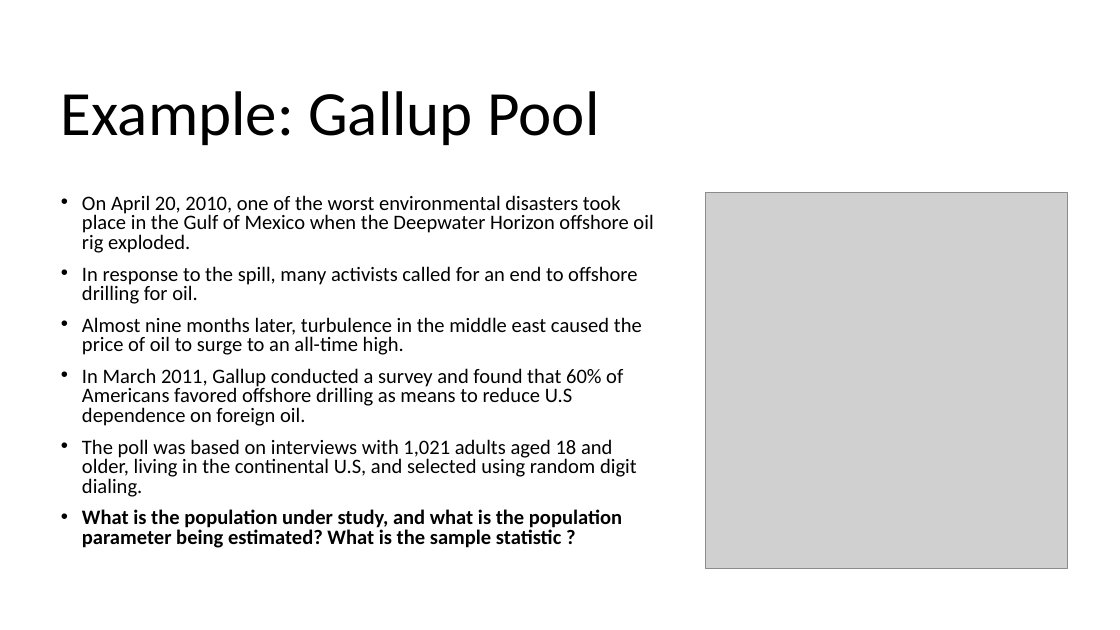
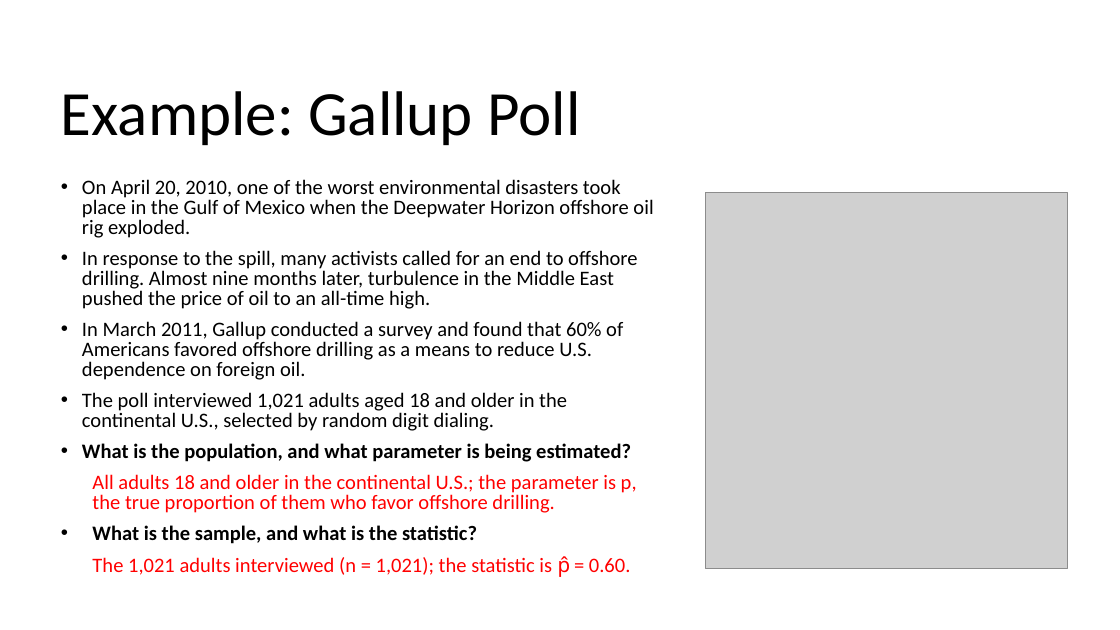
Before and after one commit to Jarred6068/Kvamme_UI_STAT251, a slide deck: slide 13 of docs/lecture_slides/Week 1/Week1_Lecture2_Slides_1_12_2024.pptx. Drawn at 1120x630 pixels with LibreOffice and Linux fonts; fonts in the diff are those of the drawing; grey boxes stand for pictures. Boxes give left, top, right and bottom in pixels: in the first picture for what was removed or moved away, otherwise in the second. Text is boxed around its words. In the diff, an @@ line names an element or a change of style, - is before the commit and + after.

```diff
--- a/docs/lecture_slides/Week 1/Week1_Lecture2_Slides_1_12_2024.pptx
+++ b/docs/lecture_slides/Week 1/Week1_Lecture2_Slides_1_12_2024.pptx
@@ title at box(61, 91, 580, 145): text changed @@
-Example: Gallup Pool
+Example: Gallup Poll
@@ text "On April 20, 2010, one ...": place and size @@
-text "On April 20, 2010, one ..." at box(82, 195, 653, 548)
+text "On April 20, 2010, one ..." at box(82, 179, 653, 577)
@@ text at box(82, 250, 637, 577): text changed @@
-• In response to the spill, many activists called for an end to offshore drilling for oil.
-• Almost nine months later, turbulence in the middle east caused the price of oil to surge to an all-time high.
-• In March 2011, Gallup conducted a survey and found that 60% of Americans favored offshore drilling as means to reduce U.S dependence on foreign oil.
-• The poll was based on interviews with 1,021 adults aged 18 and older, living in the continental U.S, and selected using random digit dialing.
-• What is the population under study, and what is the population parameter being estimated? What is the sample statistic ?
+• In response to the spill, many activists called for an end to offshore drilling. Almost nine months later, turbulence in the Middle East pushed the price of oil to an all-time high.
+• In March 2011, Gallup conducted a survey and found that 60% of Americans favored offshore drilling as a means to reduce U.S. dependence on foreign oil.
+• The poll interviewed 1,021 adults aged 18 and older in the continental U.S., selected by random digit dialing.
+• What is the population, and what parameter is being estimated?
+All adults 18 and older in the continental U.S.; the parameter is p, the true proportion of them who favor offshore drilling.
+• What is the sample, and what is the statistic?
+The 1,021 adults interviewed (n = 1,021); the statistic is p̂ = 0.60.
```
Also in this commit, not shown: 1 other slide changed, 1 other file.
